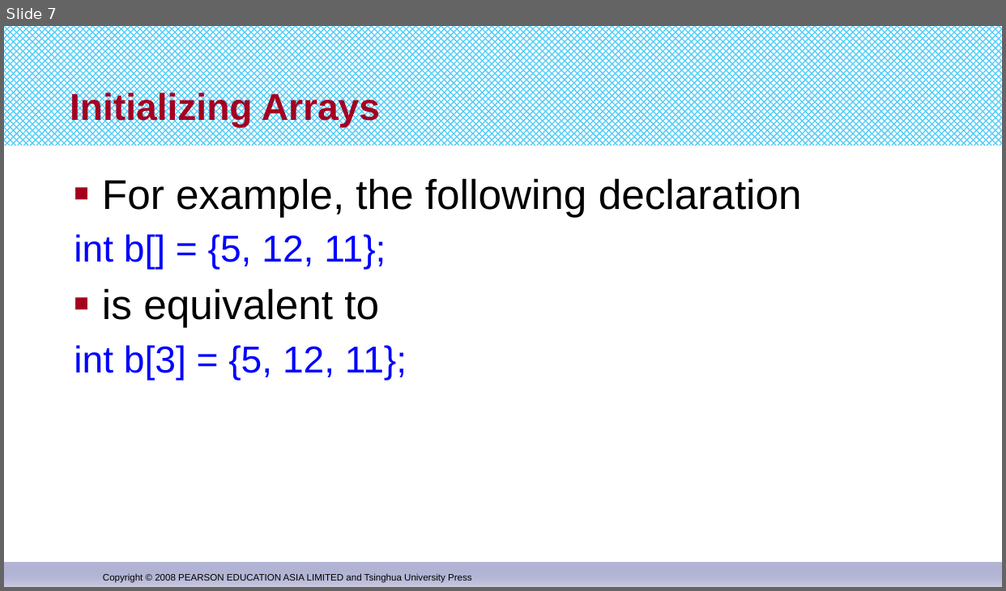
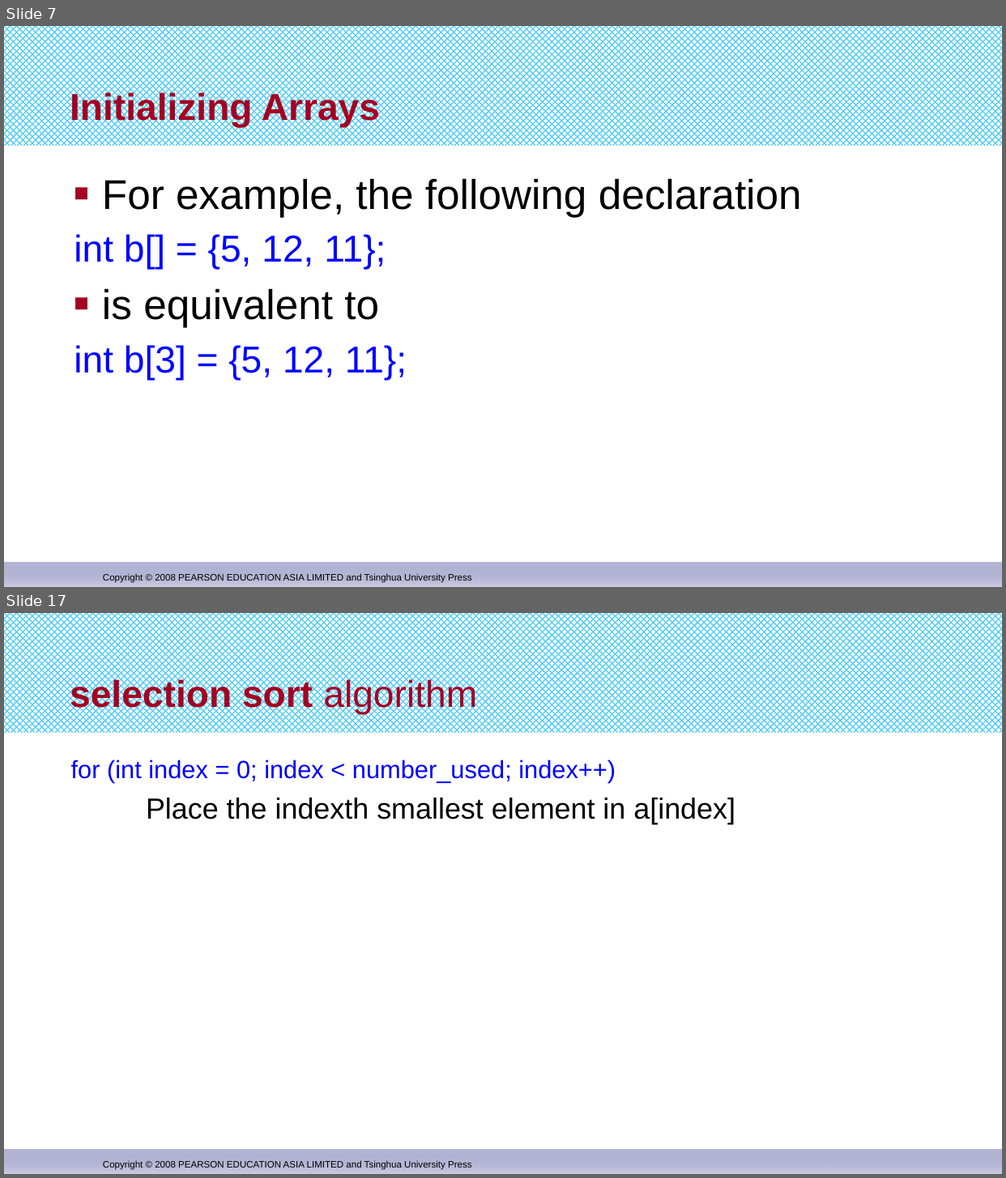
Before and after one commit to djuanbei/CPLUSPLUS, a slide deck: ppt/chapter 7.pptx. Shown one above the other, each under a label of ours: slide 7 before the commit, slides 7 and 17 after it; the slides between them are not shown. The pictures are 1006x591 and 1006x1178 pixels, drawn with LibreOffice and Linux fonts; fonts in the diff are those of the drawing. Boxes give left, top, right and bottom in pixels: in the first picture for what was removed or moved away, otherwise in the second. Text is boxed around its words. In the diff, an @@ line names an element or a change of style, - is before the commit and + after.

```diff
--- a/ppt/chapter 7.pptx
+++ b/ppt/chapter 7.pptx
@@ slide 17 added at <box>4,613,1002,1174</box>, background #FFFFFF; not listed: 3 template elements that a slide beside it also shows @@
@@ title added at <box>70,678,477,715</box>, 36 pt, text #A50021, bold @@
+selection sort algorithm
@@ text added at <box>71,760,735,824</box>, 24 pt, text #0000FF @@
+for (int index = 0; index < number_used; index++)
+Place the indexth smallest element in a[index]
```
Also in this commit, not shown: 16 other slides added, 2 other files.
